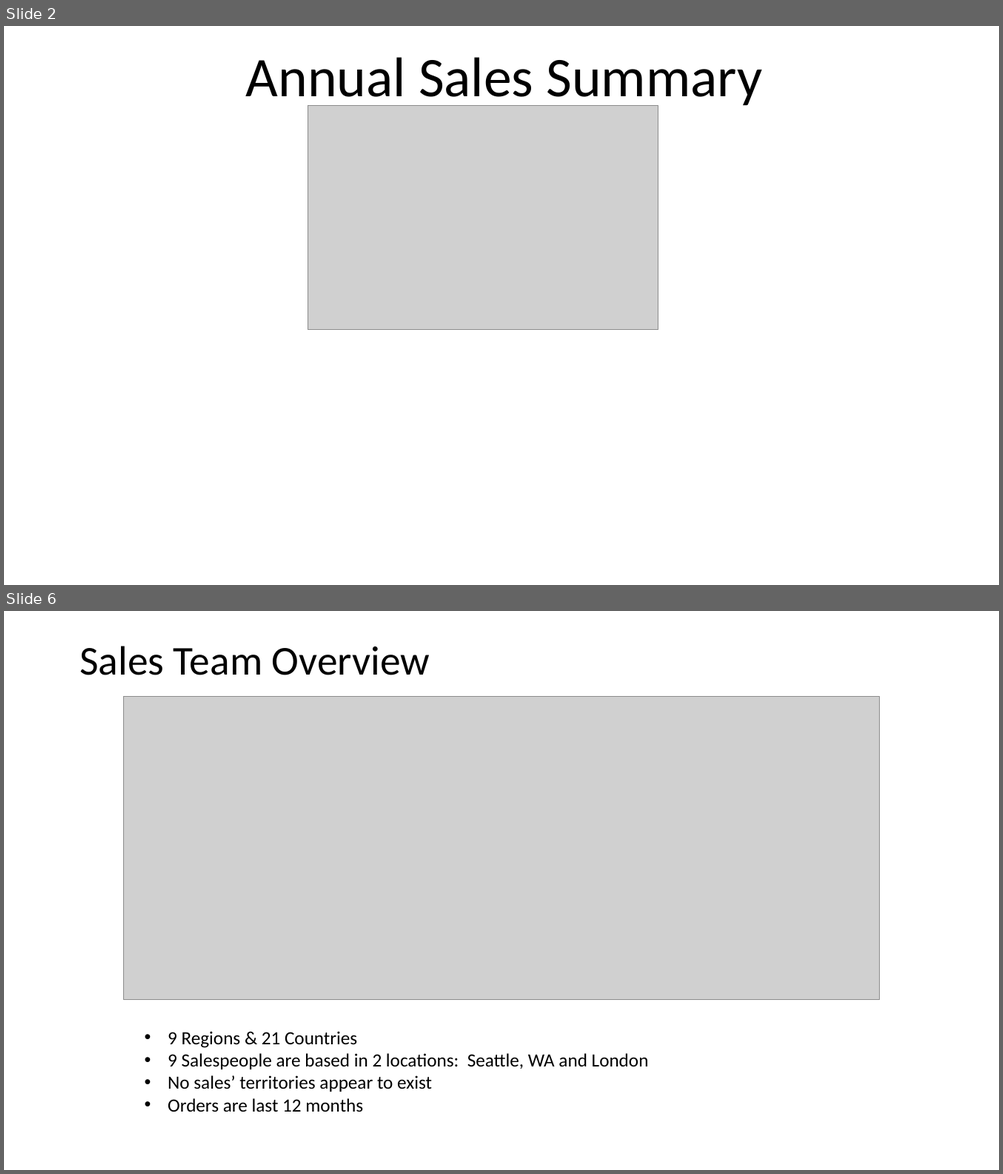
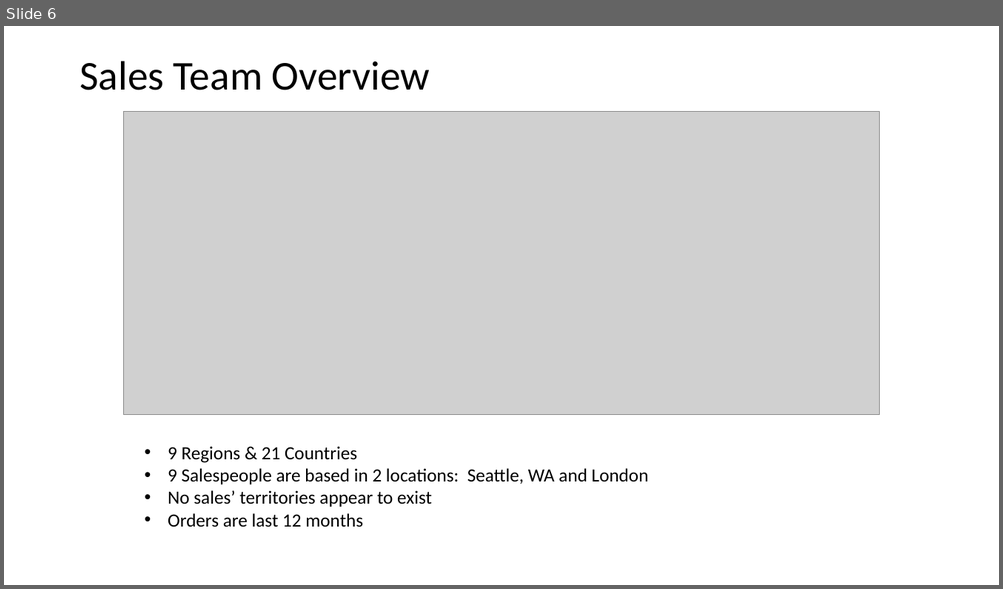
Before and after one commit to joewebb11/dsc-2-final-project-online-ds-pt-112618, a slide deck: NorthWindsPresentation.pptx. Shown one above the other, each under a label of ours: slides 2 and 6 before the commit, slide 6 after it; the slides between them are not shown. The pictures are 1003x1174 and 1003x589 pixels, drawn with LibreOffice and Linux fonts; fonts in the diff are those of the drawing; grey boxes stand for pictures. Boxes give left, top, right and bottom in pixels: in the first picture for what was removed or moved away, otherwise in the second. Text is boxed around its words. In the diff, an @@ line names an element or a change of style, - is before the commit and + after.

```diff
--- a/NorthWindsPresentation.pptx
+++ b/NorthWindsPresentation.pptx
@@ slide 2 removed at (4,26,999,585), background #FFFFFF @@
@@ title removed at (246,57,762,109) @@
-Annual Sales Summary
@@ picture removed at (308,106,658,329) @@
```
Also in this commit, not shown: 6 slides changed, 2 slides added, 1 other slide removed, 2 other files.
